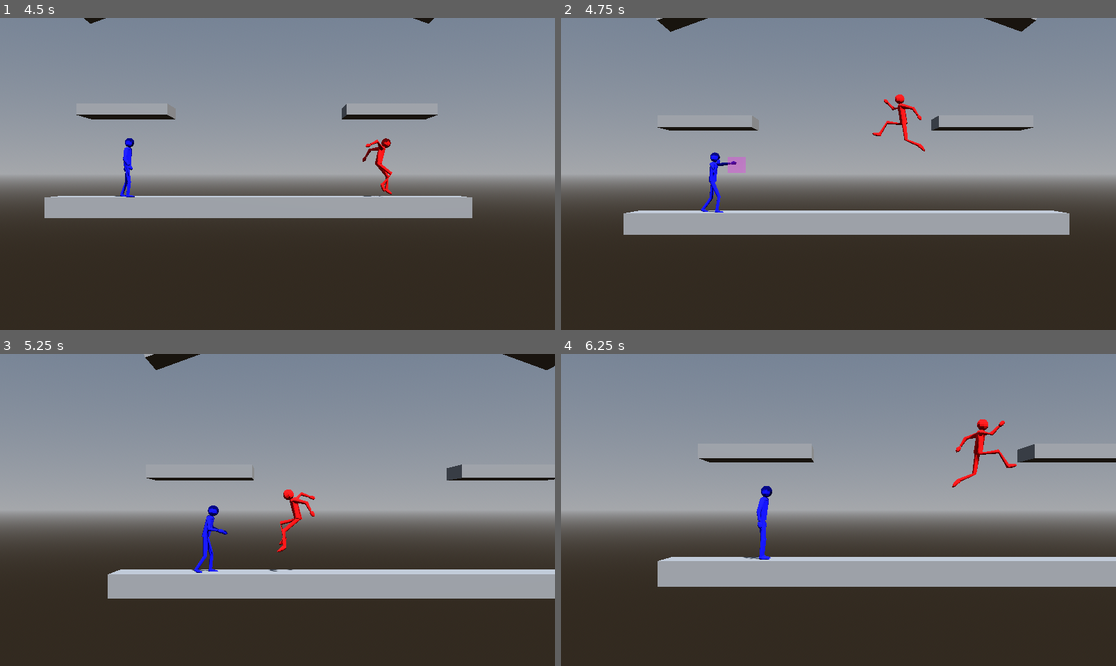
Above: before the commit, frames 1-4 (two rows, left to right).
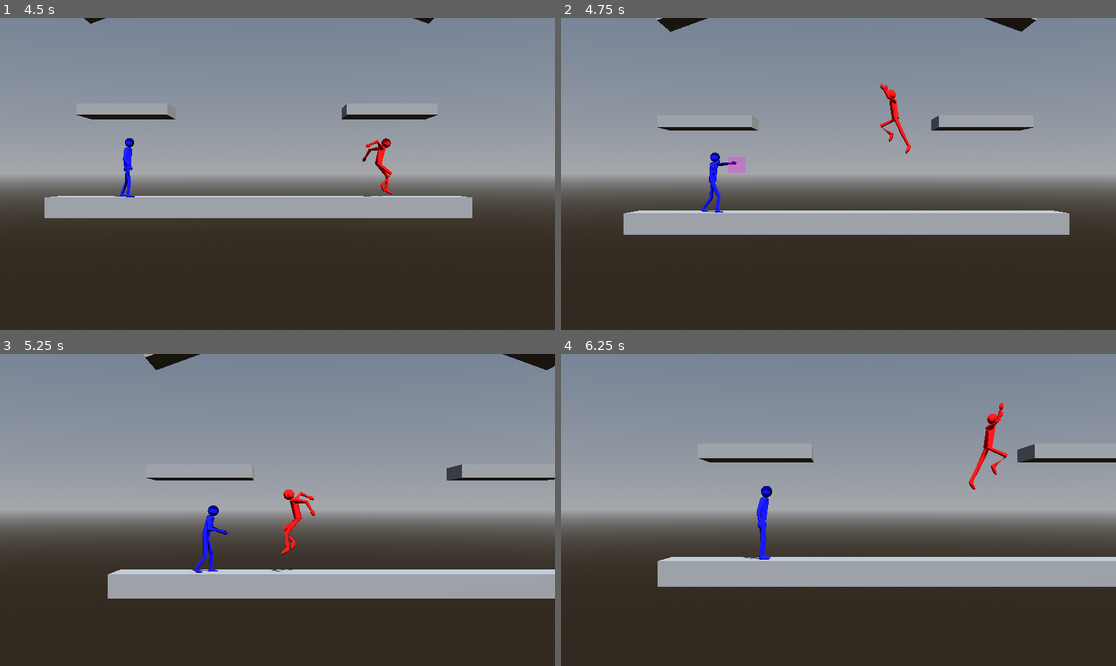
Above: after the commit, the same moments.

Repository: CocoMarck/SuperSmashTux
Game: Godot game, scene res://scenes/main.tscn
The game is run twice, just before and just after one commit, with the same random seed, the same clock (stepped at 60 frames per second) and the same inputs.
Inputs:
- Up to frame 1 (4.5 s): hold Right (player1_move_right) 0.53-1.28 s; tap K (player1_attack) at 0.6 s; tap / (player1_jump) at 0.77, 1.52, 3.02, 3.77 s; hold Down (player1_move_down) 1.28-2.03 s; tap O (player1_grab) at 1.35 s; hold Right (player1_move_right) 2.03-2.78 s; tap L (player1_power_attack) at 2.1 s; hold Up (player1_move_up) 2.78-3.53 s; tap P (player1_shield) at 2.85 s; hold . (player1_walk) 3.53-4.28 s; hold Left (player1_move_left) from 3.53 s (still down); tap G (player2_attack) at 4.35 s
- Up to frame 2 (4.75 s): keep holding Left (player1_move_left); tap / (player1_jump) at 4.52 s
- Up to frame 3 (5.25 s): release Left (player1_move_left) at 5.03 s; hold Down (player1_move_down) from 5.03 s (still down); tap H (player2_grab) at 5.1 s
- Up to frame 4 (6.25 s): release Down (player1_move_down) at 5.78 s; hold Right (player1_move_right) from 5.78 s (still down); tap S (player2_move_down) at 5.85 s; tap / (player1_jump) at 6.02 s

Frame 1 is identical in both runs. In frame 2, 0.5% of the frame differs, in the area x 56-66%, y 21-44%; in frame 3, 0.3%; in frame 4, 0.8%, in the area x 70-83%, y 15-44%.

Commit message:
Better prefix of animations, and more animations and states.

Diff:
--- a/scripts/fighter.gd
+++ b/scripts/fighter.gd
@@ -45,7 +45,7 @@
 	# En el piso
 	FightMove.new(
 		{
-			"name": &"ground_neutral_attack1", "duration": 0.5, "speed": Vector3(0.25,0,0),
+			"name": &"neutral_attack1", "duration": 0.5, "speed": Vector3(0.25,0,0),
 			"air_attack": false, "grab_attack": false,  "override_horizontal_move": true,
 			"override_vertical_move": false, "immortal": false,
 
@@ -60,7 +60,7 @@
 	),
 	FightMove.new(
 		{
-			"name": &"ground_neutral_attack2", "duration": 0.5, "speed": Vector3(0.25,0,0),
+			"name": &"neutral_attack2", "duration": 0.5, "speed": Vector3(0.25,0,0),
 			"air_attack": false, "grab_attack": false,  "override_horizontal_move": true,
 			"override_vertical_move": false, "immortal": false,
 
@@ -75,7 +75,7 @@
 	),
 	FightMove.new(
 		{
-			"name": &"ground_neutral_attack3", "duration": 0.6667, "speed": Vector3(0.25,0,0),
+			"name": &"neutral_attack3", "duration": 0.6667, "speed": Vector3(0.25,0,0),
 			"air_attack": false, "grab_attack": false,  "override_horizontal_move": true,
 			"override_vertical_move": false, "immortal": false,
 
@@ -807,7 +807,7 @@
 	_init_shield_radius = _shield_sphere.radius
 	_init_shield_height = _shield_sphere.height
 	_shield_time = GameBalance.SHIELD_DURATION
-	_neutral_combo_attacks = [_attacks.ground_neutral1, _attacks.ground_neutral2, _attacks.ground_neutral3]
+	_neutral_combo_attacks = [_attacks.neutral1, _attacks.neutral2, _attacks.neutral3]
 
 # Funciones | Procesar
 func _physics_process(delta: float) -> void:
--- a/scripts/helpers/attacks.gd
+++ b/scripts/helpers/attacks.gd
@@ -2,9 +2,9 @@
 extends RefCounted
 
 # Ataques en el piso.
-var ground_neutral1 : FightMove
-var ground_neutral2 : FightMove
-var ground_neutral3 : FightMove
+var neutral1 : FightMove
+var neutral2 : FightMove
+var neutral3 : FightMove
 var down : FightMove
 var dash : FightMove
 var forward : FightMove
@@ -22,9 +22,9 @@
 
 func _init(
 	# Ataques en el piso.
-	p_ground_neutral1 : FightMove,
-	p_ground_neutral2 : FightMove,
-	p_ground_neutral3 : FightMove,
+	p_neutral1 : FightMove,
+	p_neutral2 : FightMove,
+	p_neutral3 : FightMove,
 	p_down : FightMove,
 	p_up : FightMove,
 	p_dash : FightMove,
@@ -41,9 +41,9 @@
 	p_air_back : FightMove
 ):
 	# Ataques en el piso.
-	ground_neutral1 = p_ground_neutral1
-	ground_neutral2 = p_ground_neutral2
-	ground_neutral3 = p_ground_neutral3
+	neutral1 = p_neutral1
+	neutral2 = p_neutral2
+	neutral3 = p_neutral3
 	down = p_down
 	up = p_up
 	dash = p_dash
--- a/scripts/helpers/move_states.gd
+++ b/scripts/helpers/move_states.gd
@@ -4,6 +4,7 @@
 var walking: bool
 var moving: bool
 var jumping: bool
+var rising: bool
 var falling: bool
 
 var neutral: bool
@@ -19,25 +20,34 @@
 var air_forward: bool
 var air_back: bool
 
+var _defaults :Dictionary = {
+	"walking": false, "moving": false, "rising": false, "jumping": false,
+	"falling": false, "neutral": false, "running": false, "neutral_up": false,
+	"neutral_crouch": false, "crouch_move": false, "neutral_air": false, "air_move": false, "air_up": false, "air_down": false, "air_forward": false, "air_back": false,
+}
+
 func _init(
-	p_walking: bool, p_moving: bool, p_jumping: bool, p_falling: bool,
-	p_neutral: bool, p_running: bool, p_neutral_up: bool, p_neutral_crouch: bool, p_crouch_move: bool,
-	p_neutral_air: bool, p_air_move: bool, p_air_up:bool , p_air_down: bool, p_air_forward: bool, p_air_back: bool
-):
-	walking = p_walking
-	moving = p_moving
-	jumping = p_jumping
-	falling = p_falling
+	p_config: Dictionary = {}
+) -> void:
+	# Config fixeado con defaults
+	var config := _defaults.duplicate()
+	config.merge(p_config, true)  # true = p_config gana
 
-	neutral = p_neutral
-	running = p_running
-	neutral_up = p_neutral_up
-	neutral_crouch = p_neutral_crouch
-	crouch_move = p_crouch_move
+	walking = config["walking"]
+	moving = config["moving"]
+	jumping = config["jumping"]
+	rising = config["rising"]
+	falling = config["falling"]
 
-	neutral_air = p_neutral_air
-	air_move = p_air_move
-	air_up = p_air_up
-	air_down = p_air_down
-	air_forward = p_air_forward
-	air_back = p_air_back
+	neutral = config["neutral"]
+	running = config["running"]
+	neutral_up = config["neutral_up"]
+	neutral_crouch = config["neutral_crouch"]
+	crouch_move = config["crouch_move"]
+
+	neutral_air = config["neutral_air"]
+	air_move = config["air_move"]
+	air_up = config["air_up"]
+	air_down = config["air_down"]
+	air_forward = config["air_forward"]
+	air_back = config["air_back"]
--- a/scripts/person.gd
+++ b/scripts/person.gd
@@ -450,10 +450,17 @@
 	'''
 	# Movimiento normal
 	var moving = signals.direction.x != 0.0
-	var jumping = signals.velocity.y > 0 and _allow_jump_anim
-	var falling = not jumping and not signals.on_floor
+
+	var jumping = false
+	var rising = false
+	signals.velocity.y > 0 and _allow_jump_anim
+	if signals.velocity.y > 0:
+		jumping = _allow_jump_anim
+		rising = not _allow_jump_anim
 	if signals.velocity.y < 0:
 		_allow_jump_anim = false
+
+	var falling = not (jumping or rising) and not signals.on_floor
 
 	# En el piso o en el aire
 	var neutral := false
@@ -488,25 +495,18 @@
 		air_forward = moving and (signals.direction.x == _last_x_direction)
 		air_back = moving and (signals.direction.x != _last_x_direction)
 
-	return MoveStates.new(
-		walking,
-		moving,
-		jumping,
-		falling,
-
-		neutral,
-		running,
-		neutral_up,
-		neutral_crouch,
-		crouch_move,
-
-		neutral_air,
-		air_move,
-		air_up,
-		air_down,
-		air_forward,
-		air_back
-	)
+	return MoveStates.new({
+		"walking": walking, "moving": moving,
+		"jumping": jumping, "rising": rising, "falling": falling,
+
+		"neutral": neutral, "neutral_up": neutral_up,
+		"neutral_crouch": neutral_crouch,
+		"running": running, "crouch_move": crouch_move,
+
+		"neutral_air": neutral_air,
+		"air_move": air_move, "air_up": air_up, "air_down": air_down,
+		"air_forward": air_forward, "air_back": air_back
+	})
 
 func _set_jumps_to_max() -> void:
 	_air_jump_time = 0
@@ -530,22 +530,29 @@
 	elif states.running:
 		_animation_player.play("run")
 	# En el aire
-	elif _jump_count > 1 and _air_jump_time > 0:
+	elif _jump_count >= 1 and _air_jump_time > 0:
 		# Animacion de salto en el aire.
 		if _air_jump_time == _air_jump_duration:
 			# Actualizar anim de segundo satlo segun el caso.
-			_current_air_jump_anim = "air_jump"
-			if states.air_forward:
-				_current_air_jump_anim = "air_forward_jump"
-			elif states.air_back:
-				_current_air_jump_anim = "air_back_jump"
+			if _jump_count > 1:
+				_current_air_jump_anim = "air_jump"
+				if states.air_forward:
+					_current_air_jump_anim = "air_forward_jump"
+				elif states.air_back:
+					_current_air_jump_anim = "air_back_jump"
+			else:
+				_current_air_jump_anim = "neutral_jump"
+				if states.moving:
+					_current_air_jump_anim = "moving_jump"
 		_animation_player.play(_current_air_jump_anim)
 		_air_jump_time -= delta
 	elif states.jumping:
-		_animation_player.play("jump")
 		_air_jump_time = _air_jump_duration
+	elif states.rising:
+		_animation_player.play("air_rising")
+		_air_jump_time = 0
 	elif states.falling:
-		_animation_player.play("fall")
+		_animation_player.play("air_fall")
 		_air_jump_time = 0
 	else:
 		_animation_player.play("idle")
@@ -646,12 +653,12 @@
 func _hitstun_anim(delta: float, signals: VerticalForceSignals) -> void:
 	if signals.air_count < 0.2:
 		_damage_degrees = 0
-		_animation_player.play("hurt_ground")
+		_animation_player.play("hurt")
 	elif signals.on_floor:
 		_damage_degrees = 0
-		_animation_player.play("hurt_ground")
-	else:
-		_animation_player.play("hurt_air")
+		_animation_player.play("hurt")
+	else:
+		_animation_player.play("air_hurt")
 		_damage_degrees += ((_normal_damage_power*damage_percentage)*8 )*delta
 	_pivot.rotation_degrees.x = _damage_degrees
 
@@ -703,7 +710,7 @@
 		_pivot.position.y = -1.0
 		_animation_player.play("knockdown")
 	else:
-		_animation_player.play("hurt_air")
+		_animation_player.play("air_hurt")
 		_damage_degrees += ((_normal_damage_power*damage_percentage)*8 )*delta
 	_pivot.rotation_degrees.x = _damage_degrees
 
--- a/scripts/power_fighter.gd
+++ b/scripts/power_fighter.gd
@@ -7,8 +7,8 @@
 # Propiedades privadas | Power attacks
 var _power_attacks: PowerAttacks = PowerAttacks.new({
 	"up" : FightMove.new({
-		"name": &"up_power_attack", "duration": 0.625, "speed": Vector3(8,0,0),
-		"direction": Vector3(0,0,0), "jump_power": 10.0, "air_attack": false,
+		"name": &"up_power_attack", "duration": 0.625, "speed": Vector3(5,0,0),
+		"direction": Vector3(0,0,0), "jump_power": 12.0, "air_attack": false,
 		"grab_attack": false, "override_horizontal_move": true,
 		"override_vertical_move": false, "immortal": false,
 		"hitboxes_moves": [
@@ -20,8 +20,8 @@
 		]
 	}),
 	"air_up" : FightMove.new({
-		"name": &"air_up_power_attack", "duration": 0.625, "speed": Vector3(8,0,0),
-		"direction": Vector3(0,0,0), "jump_power": 10.0, "air_attack": true,
+		"name": &"air_up_power_attack", "duration": 0.625, "speed": Vector3(5,0,0),
+		"direction": Vector3(0,0,0), "jump_power": 12.0, "air_attack": true,
 		"grab_attack": false, "override_horizontal_move": true,
 		"override_vertical_move": false, "immortal": false,
 		"hitboxes_moves": [
Binary file changed: assets/standard_character_a_pose.glb
Not shown, changed: docs/asset-personaje.md
